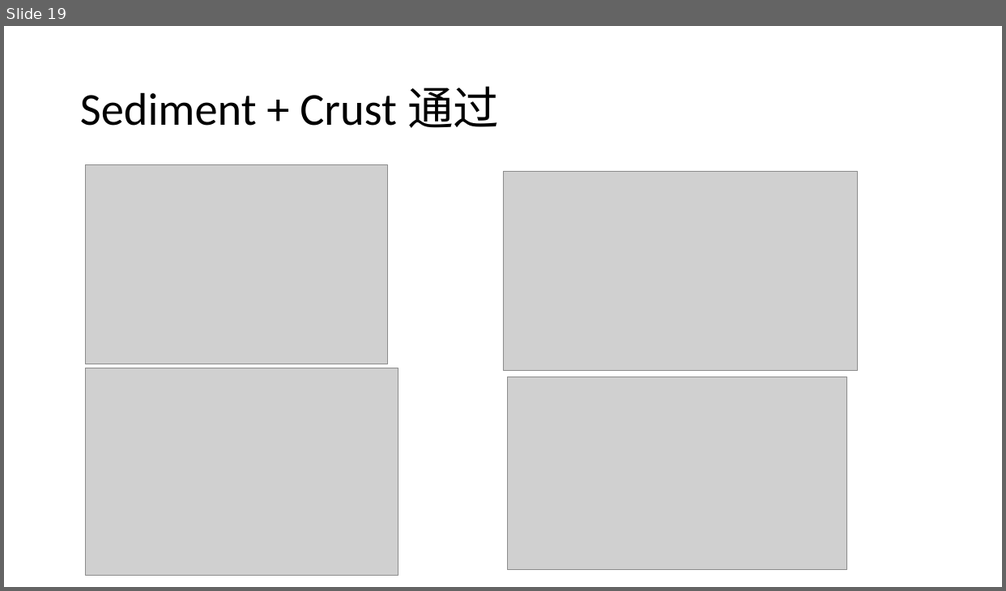
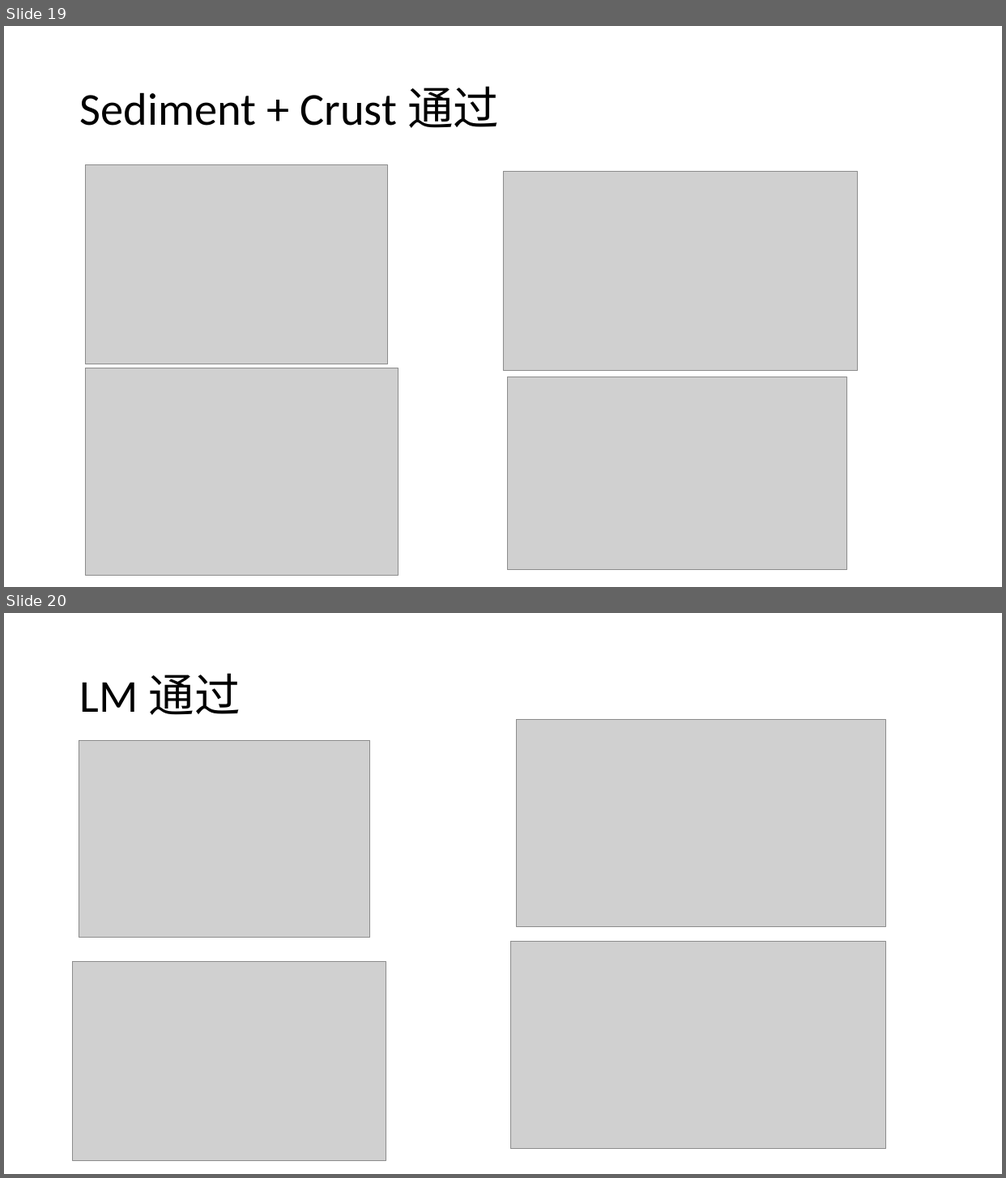
Before and after one commit to KyoChigo/Geo-nu_Simulation, a slide deck: Slides.pptx. Shown one above the other, each under a label of ours: slide 19 before the commit, slides 19 and 20 after it. The pictures are 1006x591 and 1006x1178 pixels, drawn with LibreOffice and Linux fonts; fonts in the diff are those of the drawing; grey boxes stand for pictures. Boxes give left, top, right and bottom in pixels: in the first picture for what was removed or moved away, otherwise in the second. Text is boxed around its words. In the diff, an @@ line names an element or a change of style, - is before the commit and + after.

```diff
--- a/Slides.pptx
+++ b/Slides.pptx
@@ slide 20 added at (4,613,1002,1174), background #FFFFFF @@
@@ title added at (80,673,241,715), 44 pt, text #000000 @@
+LM 通过
@@ picture added at (516,719,886,926) @@
@@ picture added at (79,740,370,938) @@
@@ picture added at (511,942,886,1149) @@
@@ picture added at (73,962,386,1161) @@
```
Also in this commit, not shown: 1 other slide added, 33 other files.
